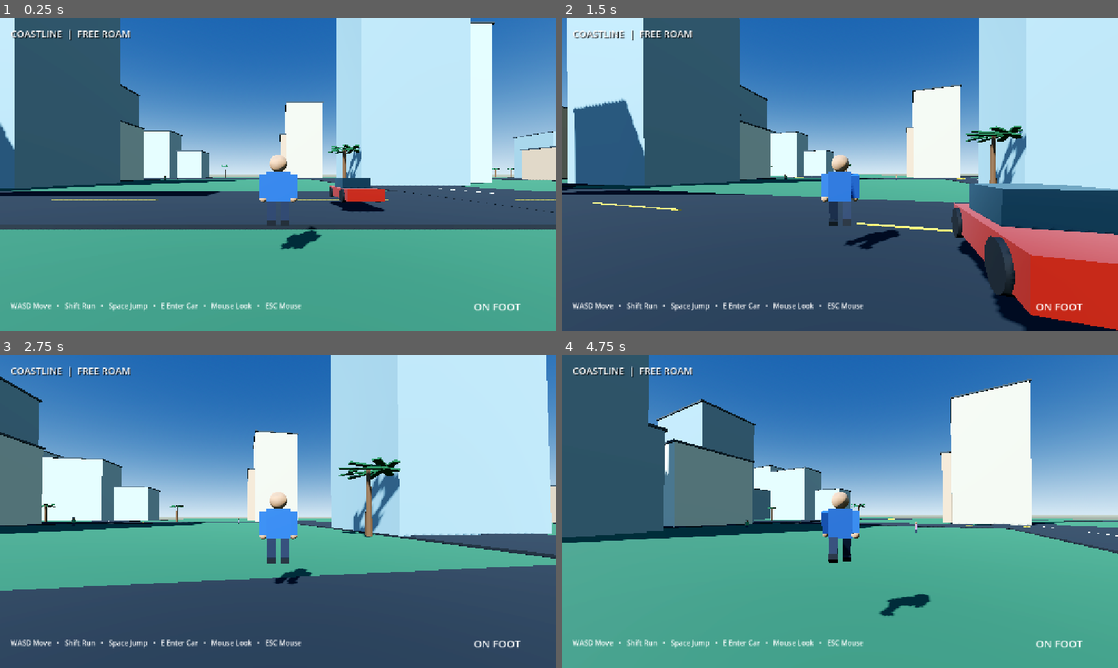
Above: before the commit, frames 1-4 (two rows, left to right).
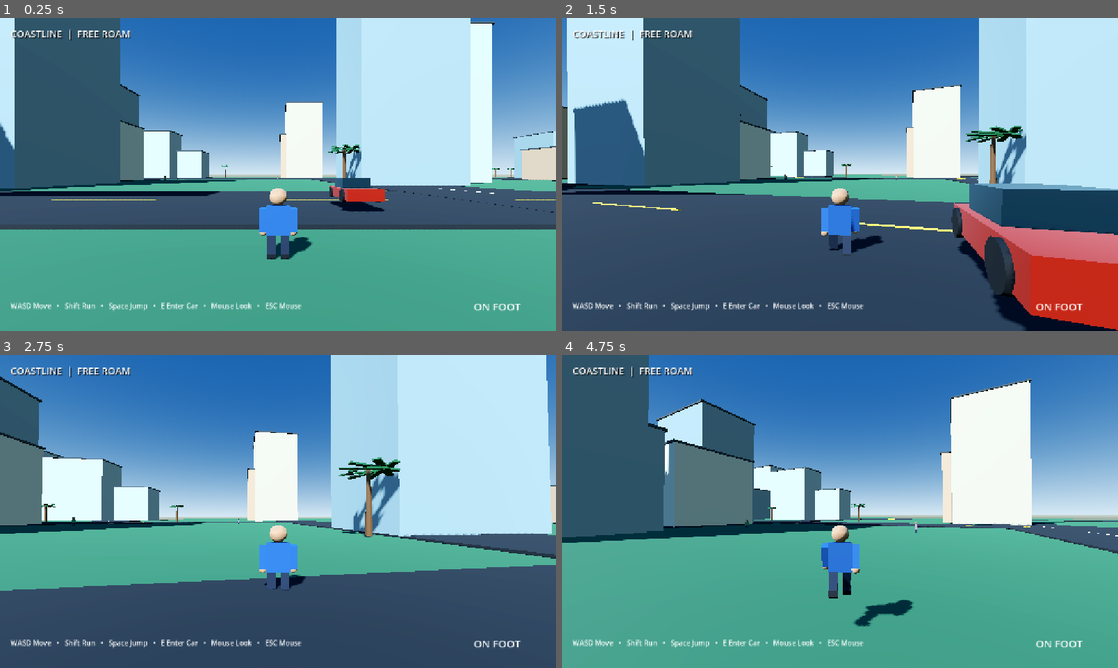
Above: after the commit, the same moments.

Repository: nhghgvve-dotcom/gta-6-recreation
Game: Godot game, scene res://Main.tscn
Two runs of this game, one before a commit and one after it. Both use one fixed random seed, a clock stepped at 60 frames per second and the inputs below.
Inputs (mouse positions are in pixels of both pictures, inside the frame that each line leads up to):
- Up to frame 1 (0.25 s): no input
- Up to frame 2 (1.5 s): tap Enter at 0.5 s; move the mouse to (867, 174) at 0.52 s; hold W from 0.53 s (still down); tap E at 0.6 s; tap Space at 0.77 s; move the mouse to (812, 174) at 1.27 s; tap Shift at 1.35 s
- Up to frame 3 (2.75 s): keep holding W; tap Space at 1.52 s; move the mouse to (289, 505) at 2.02 s; tap E at 2.1 s
- Up to frame 4 (4.75 s): keep holding W; move the mouse to (834, 517) at 2.77 s; tap Shift at 2.85, 4.35 s; tap Space at 3.02, 3.77, 4.52 s; move the mouse to (878, 514) at 3.52 s; tap E at 3.6 s; move the mouse to (795, 508) at 4.27 s

The runs differ from the first frame. In frame 1, 1.9% of the frame differs, in the area x 46-58%, y 43-78%; in frame 2, 1.8%; in frame 3, 1.7%; in frame 4, 2.2%, in the area x 46-67%, y 43-87%.

Commit message:
Align restored player model with the ground

Diff:
--- a/Coastline/scripts/main.gd
+++ b/Coastline/scripts/main.gd
@@ -172,6 +172,7 @@
 	add_child(player)
 	player_visual = Node3D.new()
 	player_visual.name = "PlayerModel"
+	player_visual.position.y = -0.96 # Align the model feet with the capsule and island surface.
 	player.add_child(player_visual)
 	var shirt := _mat(Color(0.12, 0.30, 0.58))
 	var skin := _mat(Color(0.72, 0.52, 0.38))
